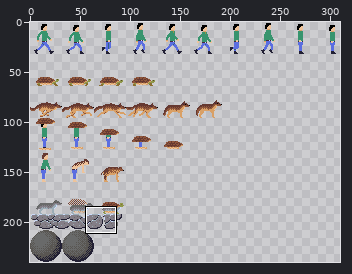
Edited in one commit: sprite sheet (android/assets/img/spritesheet.png). Above: a wide view before the commit, with the close-up outlined.
Close-up. As it was:
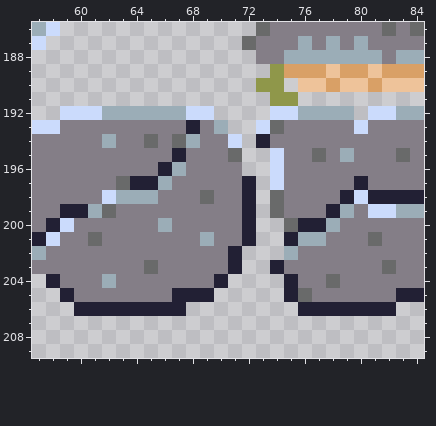
The file is 512x240 pixels. Shown: x 57..84, y 186..209. The wide view leaves out empty margins.
New version:
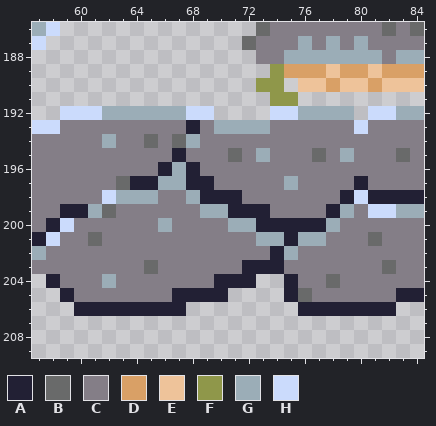
Palette (. is transparent): A #222034  B #696a6a  C #847e87  D #d9a066  E #eec39a  F #8f974a  G #9badb7  H #cbdbfc
Commit message: zopf is for eating, not for walking on
The exact change:
{"y":193,"x":71,"old":"..HB","new":"GGGC"}
{"y":194,"x":71,"old":"H.A","new":"CCC"}
{"y":195,"x":72,"old":"..H","new":"CGC"}
{"y":196,"x":68,"old":"C","new":"A"}
{"y":196,"x":72,"old":"..H","new":"CCC"}
{"y":197,"x":67,"old":"CCC","new":"GAA"}
{"y":197,"x":72,"old":"A.HC","new":"CCCG"}
{"y":198,"x":68,"old":"CBCCA.B","new":"GAAACCC"}
{"y":199,"x":69,"old":"CCC","new":"GGA"}
{"y":199,"x":73,"old":".B","new":"AC"}
{"y":200,"x":71,"old":"CA..B","new":"GGAAA"}
{"y":201,"x":69,"old":"G","new":"C"}
{"y":201,"x":72,"old":"A..","new":"CGG"}
{"y":202,"x":71,"old":"A...","new":"CCCA"}
{"y":203,"x":71,"old":"A..","new":"CAA"}
{"y":204,"x":71,"old":"..","new":"AA"}
{"y":205,"x":70,"old":".","new":"A"}
{"label":"changed","picture_box":[172,120,298,302]}
